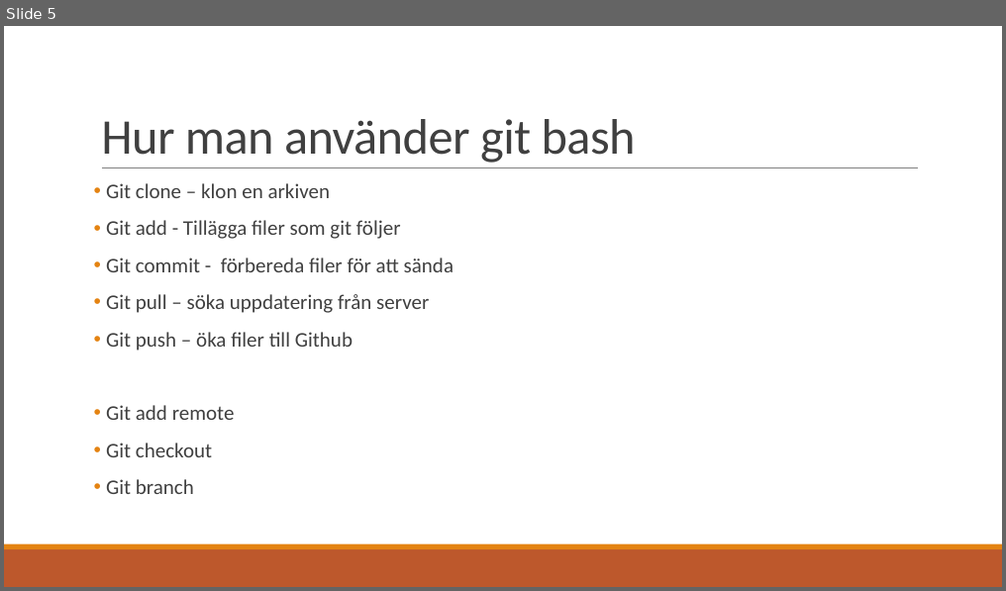
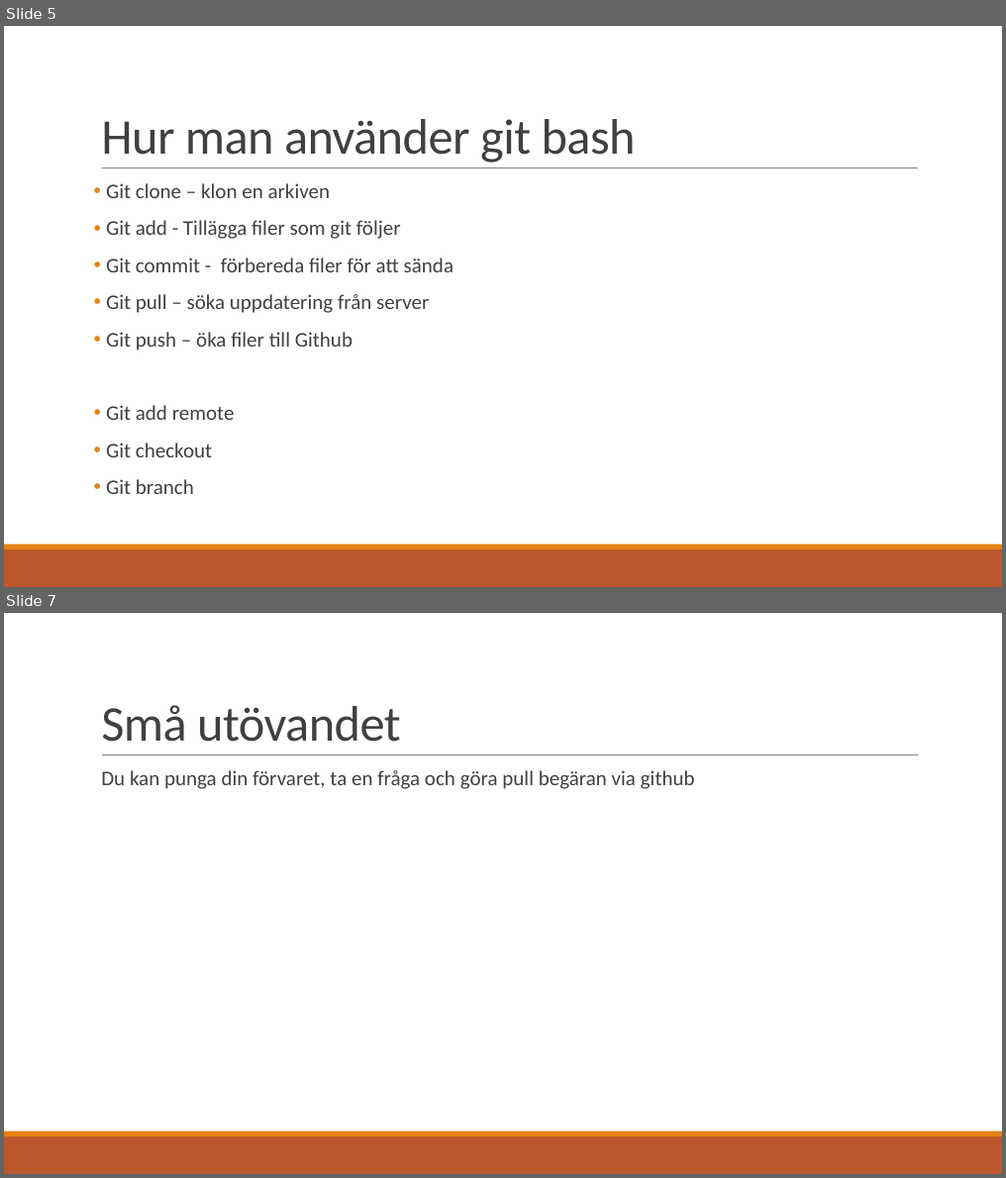
Before and after one commit to xentare/forvaret, a slide deck: Versionskontroll med Nalle Wahlroos.pptx. Shown one above the other, each under a label of ours: slide 5 before the commit, slides 5 and 7 after it; the slides between them are not shown. The pictures are 1006x591 and 1006x1178 pixels, drawn with LibreOffice and Linux fonts; fonts in the diff are those of the drawing. Boxes give left, top, right and bottom in pixels: in the first picture for what was removed or moved away, otherwise in the second. Text is boxed around its words. In the diff, an @@ line names an element or a change of style, - is before the commit and + after.

```diff
--- a/Versionskontroll med Nalle Wahlroos.pptx
+++ b/Versionskontroll med Nalle Wahlroos.pptx
@@ slide 7 added at bbox=[4, 613, 1002, 1174], background #FFFFFF; not listed: 3 template elements that a slide beside it also shows @@
@@ title added at bbox=[101, 705, 401, 742], 48 pt, text #404040 @@
+Små utövandet
@@ text added at bbox=[101, 770, 695, 789], 20 pt, text #404040 @@
+  Du kan punga din förvaret, ta en fråga och göra pull begäran via github
```
Also in this commit, not shown: 2 other slides added, 3 slides removed.
